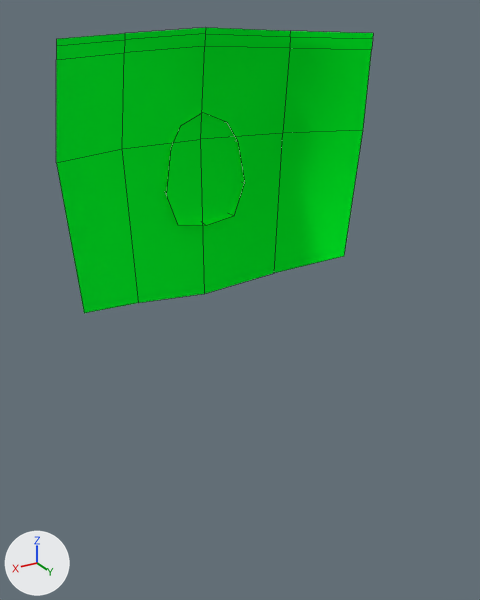
Before and after pictures for a commit that changed the FBX model Assets/Resources/mask/male2.fbx.
The view is the same before and after, from a 50 mm camera at (0.199, 0.238, 0.859) aimed at (0.018, -0.064, 0.709). Arrows for +X, +Y and +Z are at lower left; the lights stay in place. Mesh edges are drawn as thin lines. Where no turn or scale is listed for an object, it has been applied to the vertices.

In view in the first picture: 'common_people_male2'.
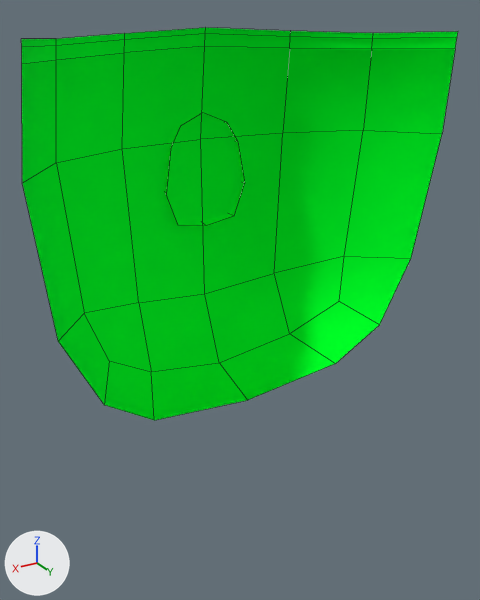
Where the change shows, as pixel boxes (x1, y1, x2, y2) in the pictures (480 x 600 px):
'common_people_male2', reshaped: before (56, 28, 373, 313); after (22, 28, 458, 420)
part 1 of me_메쉬, built on (green): after (22, 31, 458, 420)

The edits, one by one:
me_메쉬 is used by ob_common_people_male2; location (0.0, 0.0, 0.0).
me_메쉬 had 51 vertices, 36 faces and spanned x -0.103..0.103, y -0.173..0.057, z 0.585..0.852.
me_메쉬 now has 69 vertices, 54 faces and spans x -0.131..0.131, y -0.173..-0.056, z 0.625..0.852.
Part 1, on me_메쉬:
1 vertex is removed from x 0.0, y -0.031, z 0.585.
20 vertices are added at x -0.131..0.131, y -0.122..-0.056, z 0.625..0.85.
18 new faces join them.
